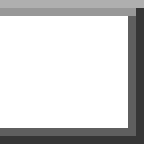
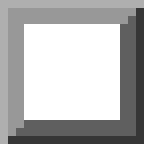
Two versions of the same layered image (144px x 144px). Layer-by-layer changes:
painted on "right cap" over [120, 16, 128, 128]
showed "left cap", painted on it over [0, 8, 24, 144]
painted on "middle" over [0, 16, 128, 128]
